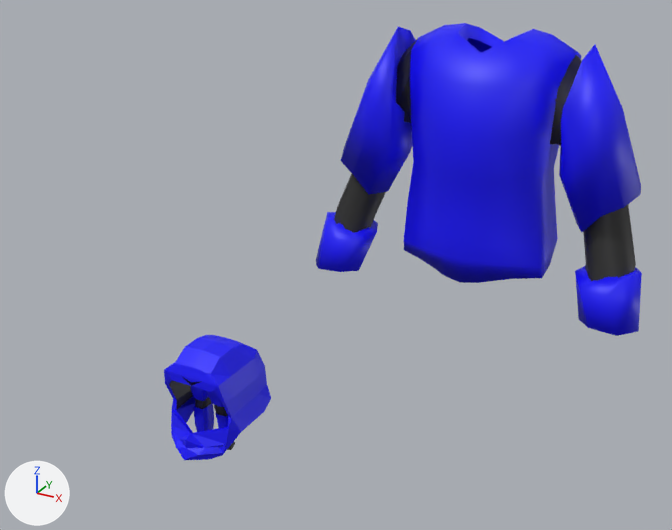
An edit to the Blender file Blender Assets/BlenderIcons/Icons.blend, drawn before and after from the same camera.
Camera for both pictures: a camera (50 mm lens) standing at (9.2, -11.91, 10.0) and looking at (-1.2, 7.0, 0.55). Lighting does not change. The marker at lower left points along +X, +Y and +Z.

The older version as bpy lines, for what is in view:
```python
me_cube_002 = bpy.data.meshes.new('Cube.002')
me_cube_002.from_pydata(...)  # 409 vertices, 356 faces; spans x -0.407..0.401, y -0.143..0.132, z -0.368..0.234
me_cube_002.polygons.foreach_set('use_smooth', [True] * 356)
# faces by material slot: [276, 80]
me_cube_002.materials.append(mat_armormetal)  # its picture is missing
me_cube_002.materials.append(mat_armorunderclothes)  # black #292929
me_cube_006 = bpy.data.meshes.new('Cube.006')
me_cube_006.from_pydata(...)  # 211 vertices, 189 faces, 3 loose edges; spans x -0.094..0.095, y -0.109..0.12, z -0.116..0.121
# faces by material slot: [171, 18]
me_cube_006.materials.append(mat_armormetal)  # its picture is missing
me_cube_006.materials.append(mat_armorunderclothes)  # black #292929
me_leggings_001 = bpy.data.meshes.new('Leggings.001')
me_leggings_001.from_pydata(...)  # 239 vertices, 204 faces; spans x 0.0..0.2, y -0.094..0.108, z 0.055..1.044
# faces by material slot: [70, 134]
me_leggings_001.materials.append(mat_armormetal)  # its picture is missing
me_leggings_001.materials.append(mat_armorunderclothes)  # black #292929
ob_helmet = bpy.data.objects.new('Helmet', me_cube_006)
ob_helmet.location = (0.0, 0.0, 0.89)
ob_helmet.scale = (8.17, 8.17, 8.17)
ob_leggingsmetal = bpy.data.objects.new('LeggingsMetal', me_leggings_001)
ob_leggingsmetal.location = (0.01, 0.0, -0.37)
ob_leggingsmetal.scale = (2.1, 2.52, 2.02)
_m = ob_leggingsmetal.modifiers.new('Mirror', 'MIRROR')
_m.use_clip = True
ob_platebody = bpy.data.objects.new('PlateBody', me_cube_002)
ob_platebody.location = (-0.02, 14.22, 2.31)
ob_platebody.scale = (13.3, 13.3, 13.3)
```
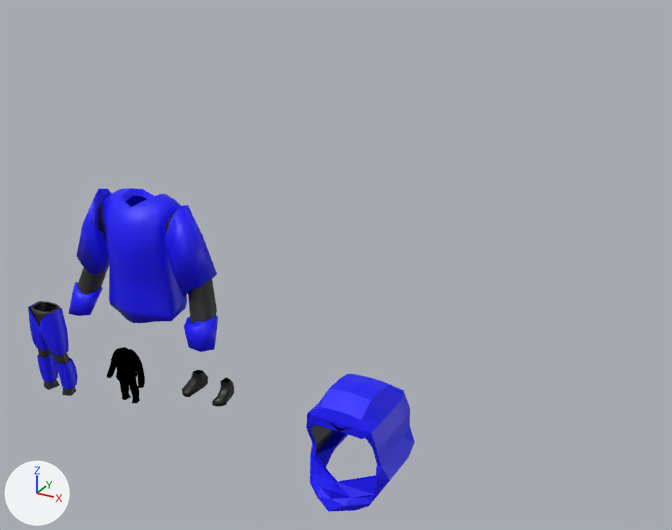
Commit message: Icons added.

Changed parts and their boxes (x1, y1, x2, y2) in the pictures (672 x 530 px):
'PlateBody', moved, rescaled (54% narrower, 47% shorter): before (316, 23, 642, 336); after (69, 188, 218, 352)
'Helmet', moved: before (164, 335, 271, 460); after (306, 374, 415, 512)
'LeggingsMetal', moved: before (190, 385, 235, 450); after (28, 301, 78, 396)
'Shirt', added (black): after (107, 347, 145, 388)
'Shoes', added (black): after (182, 370, 234, 407)
'Pants', added: after (117, 368, 140, 403)

Edits to the bpy script that builds the scene:
```text
Add mat_shoes:
    mat_shoes = principled_material('Shoes')
    mat_shoes.base_color = (0.0, 0.0, 0.0)  # black #000000
Add mat_shirt:
    mat_shirt = principled_material('Shirt')
    mat_shirt.base_color = (0.0, 0.0, 0.0)  # black #000000
    mat_shirt.specular_ior_level = 0.0
Add mat_pants:
    mat_pants = principled_material('Pants')
    mat_pants.base_color = (0.0, 0.0, 0.0)  # black #000000
    mat_pants.roughness = 0.4
    mat_pants.specular_ior_level = 0.0
Add me_shoes:
    me_shoes.from_pydata(...)  # 120 vertices, 106 faces; spans x -0.212..0.226, y -0.158..0.086, z -0.072..0.076
    me_shoes.polygons.foreach_set('use_smooth', [True] * 106)
    me_shoes.materials.append(mat_shoes)  # black #000000
Add me_cube_001:
    me_cube_001.from_pydata(...)  # 117 vertices, 98 faces; spans x 0.0..0.382, y -0.14..0.132, z 0.921..1.488
    me_cube_001.polygons.foreach_set('use_smooth', [True] * 98)
    me_cube_001.materials.append(mat_shirt)  # black #000000
Add me_pants:
    me_pants.from_pydata(...)  # 142 vertices, 138 faces; spans x 0.0..0.192, y -0.114..0.124, z 0.055..1.019
    me_pants.polygons.foreach_set('use_smooth', [True] * 138)
    me_pants.materials.append(mat_pants)  # black #000000
Change ob_leggingsmetal:
    ob_leggingsmetal.location: (0.01, 0.0, -0.37) -> (-3.99, 0.0, -0.37)
Change ob_platebody:
    ob_platebody.location: (-0.02, 14.22, 2.31) -> (-5.02, 4.22, 1.31)
    ob_platebody.scale: (13.3, 13.3, 13.3) -> (5.65, 5.65, 5.65)
Change ob_helmet:
    ob_helmet.location: (0.0, 0.0, 0.89) -> (3.0, 0.0, 0.89)
Add ob_shoes:
    ob_shoes = bpy.data.objects.new('Shoes', me_shoes)
    ob_shoes.location = (0.0, 0.0, 1.07)
    ob_shoes.scale = (2.22, 2.22, 2.22)
Add ob_shirt:
    ob_shirt = bpy.data.objects.new('Shirt', me_cube_001)
    ob_shirt.location = (-2.0, -0.02, -0.49)
    ob_shirt.rotation_euler = (3.142, 0.0, 0.0)  # degrees (180, 0, 0)
    ob_shirt.scale = (-1.18, -1.26, -1.18)
    _m = ob_shirt.modifiers.new('Mirror', 'MIRROR')
    _m.use_clip = True
Add ob_pants:
    ob_pants = bpy.data.objects.new('Pants', me_pants)
    ob_pants.location = (-2.0, -0.02, 0.07)
    ob_pants.rotation_euler = (3.142, 0.0, 0.0)  # degrees (180, 0, 0)
    ob_pants.scale = (-1.0, -1.18, -1.0)
    _m = ob_pants.modifiers.new('Mirror', 'MIRROR')
    _m.use_clip = True
```
